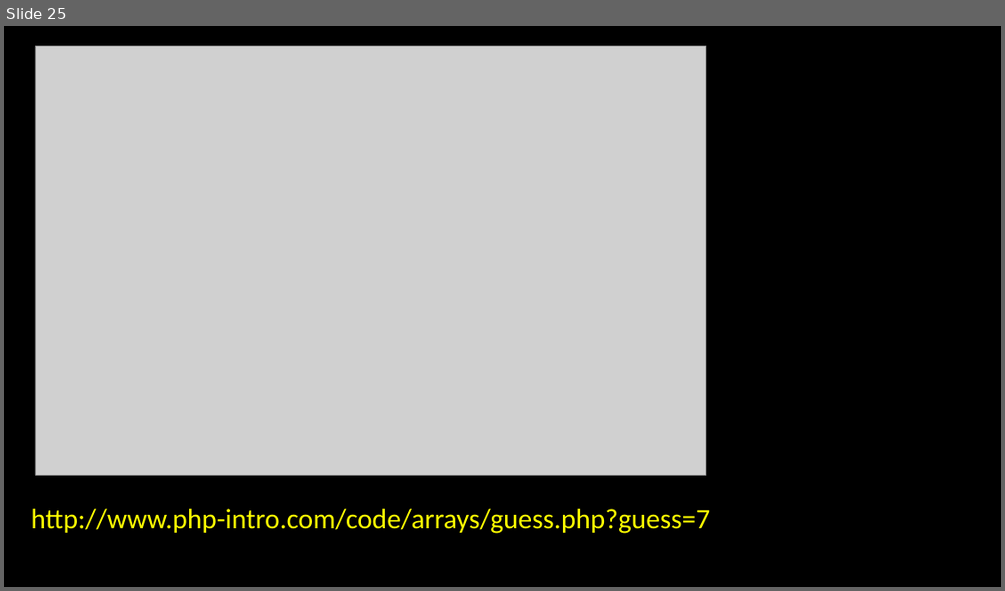
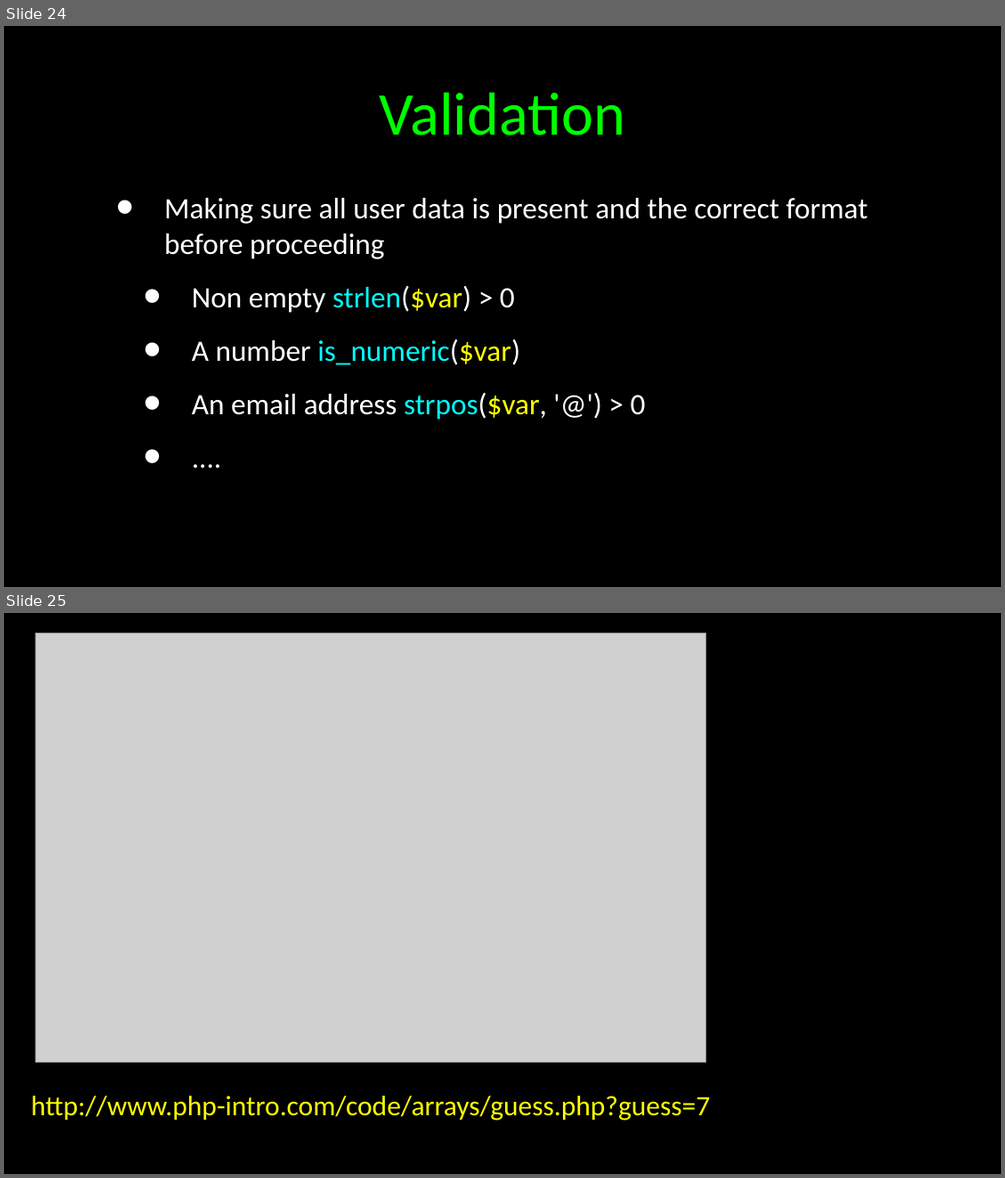
Before and after one commit to csev/wa4e, a slide deck: lectures/PHP-04-Arrays.ppt. Shown one above the other, each under a label of ours: slide 25 before the commit, slides 24 and 25 after it. The pictures are 1005x591 and 1005x1178 pixels, drawn with LibreOffice and Linux fonts; fonts in the diff are those of the drawing; grey boxes stand for pictures. Boxes give left, top, right and bottom in pixels: in the first picture for what was removed or moved away, otherwise in the second. Text is boxed around its words. In the diff, an @@ line names an element or a change of style, - is before the commit and + after.

```diff
--- a/lectures/PHP-04-Arrays.ppt
+++ b/lectures/PHP-04-Arrays.ppt
@@ slide 24 added at bbox=[4, 26, 1001, 587], background #000000 @@
@@ title added at bbox=[380, 92, 626, 135], 78 pt, text #00FF00 @@
+Validation
@@ text added at bbox=[164, 198, 868, 419], 38 pt, text #FFFFFF @@
+• Making sure all user data is present and the correct format before proceeding
+  • Non empty strlen($var) > 0
+  • A number is_numeric($var)
+  • An email address strpos($var, '@') > 0
+  • ....
```
Also in this commit, not shown: 3 slides changed, 1 slide removed, 4 other files.
